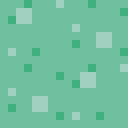
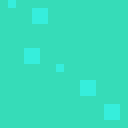
Two versions of the same layered image (128 x 128). Layer-by-layer changes:
showed "grass3" over [0, 0, 128, 128]
hid "grass1" over [0, 0, 128, 128]
